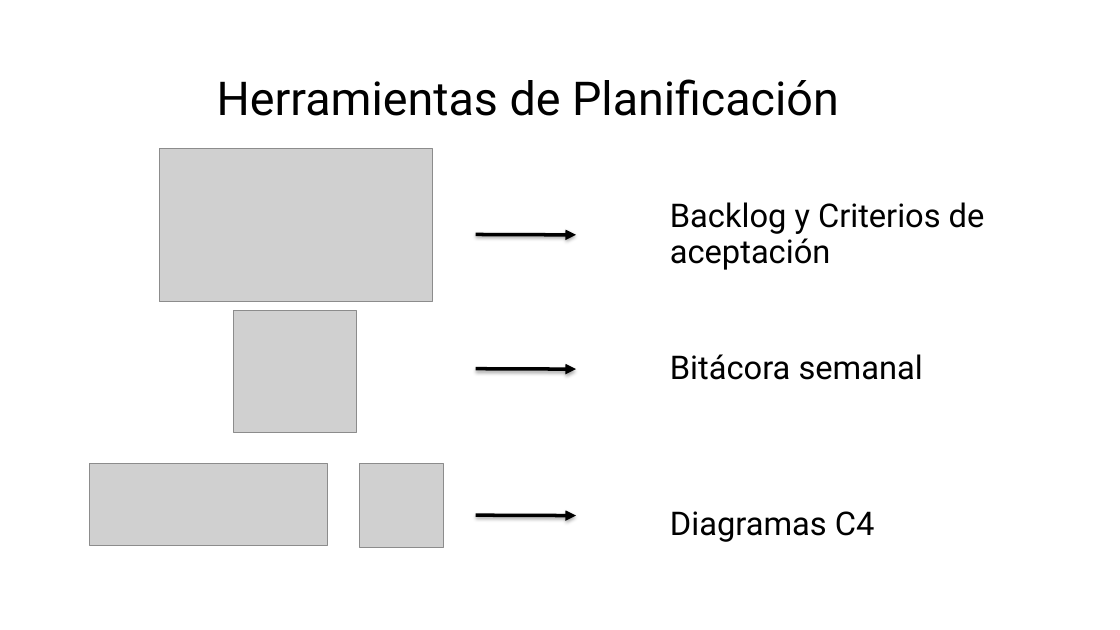
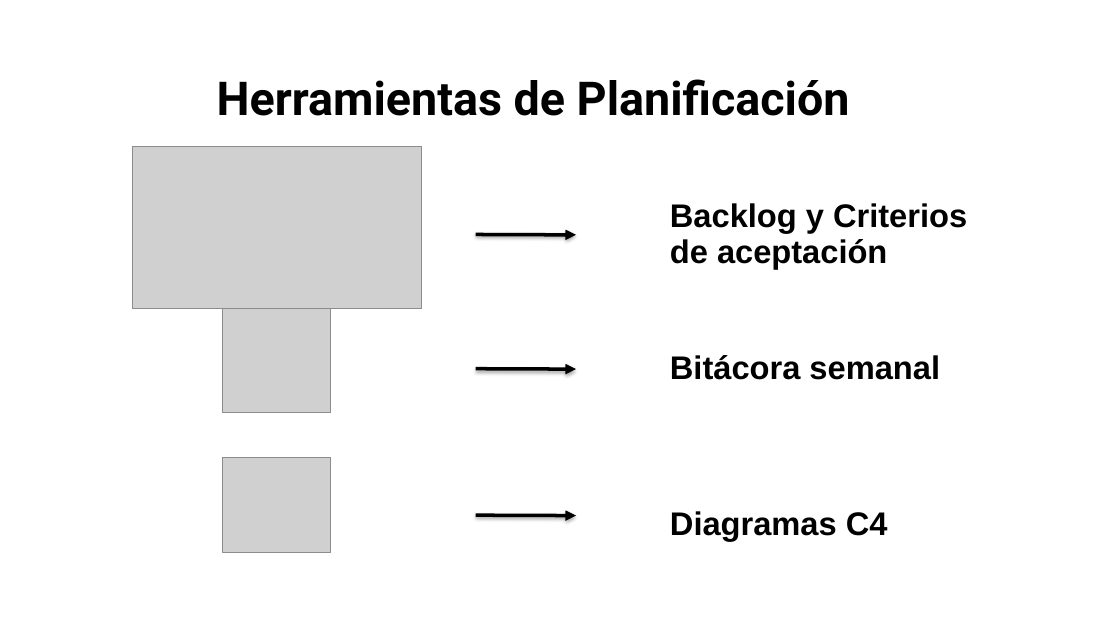
Before and after one commit to Ikvillaseca/capstoneADI, a slide deck: slide 9 of Fase 3/Evidencias Grupales/Presentación Final del proyecto (Español).pptx (slide 8 before the commit). Drawn at 1120x630 pixels with LibreOffice and Linux fonts; fonts in the diff are those of the drawing; grey boxes stand for pictures; background and template pictures are left out. Boxes give left, top, right and bottom in pixels: in the first picture for what was removed or moved away, otherwise in the second. Text is boxed around its words. In the diff, an @@ line names an element or a change of style, - is before the commit and + after.

```diff
--- a/Fase 3/Evidencias Grupales/Presentación Final del proyecto (Español).pptx
+++ b/Fase 3/Evidencias Grupales/Presentación Final del proyecto (Español).pptx
@@ text "Herramientas de Planificación" at [217, 79, 850, 116]: bold on @@
@@ picture: place and size @@
-picture at [159, 148, 432, 302]
+picture at [132, 146, 421, 308]
@@ picture: place and size @@
-picture at [234, 310, 356, 433]
+picture at [223, 303, 330, 413]
@@ picture removed at [89, 464, 328, 545] @@
@@ picture: place and size @@
-picture at [360, 464, 443, 547]
+picture at [223, 458, 330, 552]
@@ font Roboto to Arial, bold on in 3 elements at [670, 203, 967, 269], [670, 355, 940, 380], [670, 511, 888, 540] @@
```
Also in this commit, not shown: 19 other slides changed, 15 slides added, 4 slides removed.
